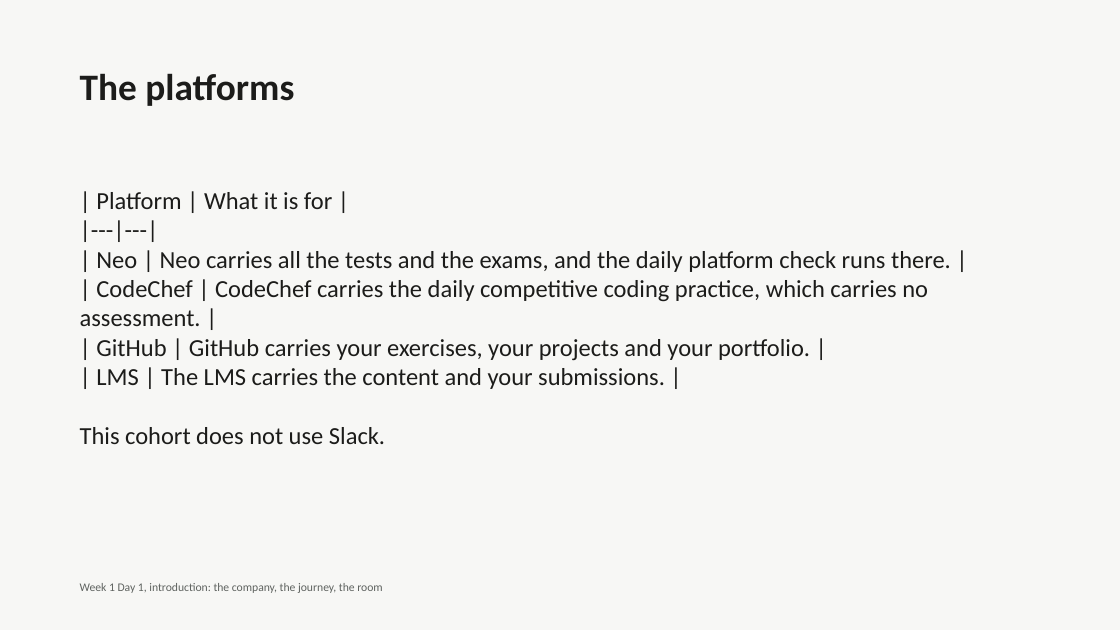
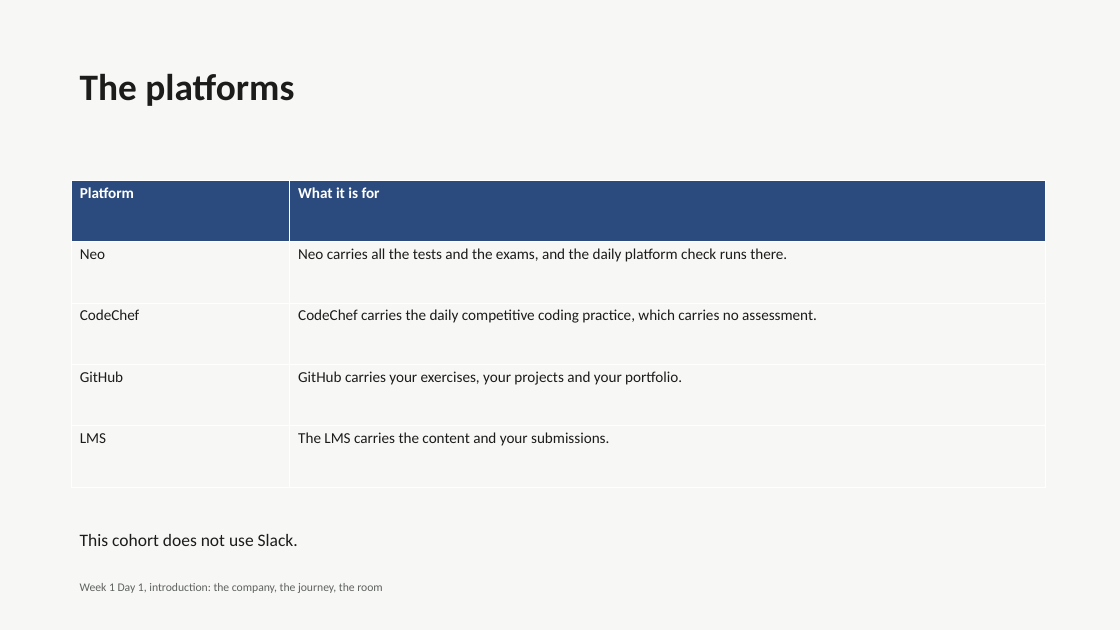
Before and after one commit to fde-academy-lab/c2-content-factory, a slide deck: slide 24 of content/W01/D1/C2_W01_D01_deck_00_intro_STUDENT.pptx. Drawn at 1120x630 pixels with LibreOffice and Linux fonts; fonts in the diff are those of the drawing. Boxes give left, top, right and bottom in pixels: in the first picture for what was removed or moved away, otherwise in the second. Text is boxed around its words. In the diff, an @@ line names an element or a change of style, - is before the commit and + after.

```diff
--- a/content/W01/D1/C2_W01_D01_deck_00_intro_STUDENT.pptx
+++ b/content/W01/D1/C2_W01_D01_deck_00_intro_STUDENT.pptx
@@ table added at (71,181,1046,487), 5 rows, 2 columns @@
+Platform | What it is for
+Neo | Neo carries all the tests and the exams, and the daily platform check runs there.
+CodeChef | CodeChef carries the daily competitive coding practice, which carries no assessment.
+GitHub | GitHub carries your exercises, your projects and your portfolio.
+LMS | The LMS carries the content and your submissions.
@@ text removed at (80,192,951,444) @@
-| Platform | What it is for |
-|---|---|
-| Neo | Neo carries all the tests and the exams, and the daily platform check runs there. |
-| CodeChef | CodeChef carries the daily competitive coding practice, which carries no assessment. |
-| GitHub | GitHub carries your exercises, your projects and your portfolio. |
-| LMS | The LMS carries the content and your submissions. |
-This cohort does not use Slack.
@@ text added at (80,534,298,546), 15 pt, text #1C1C1A @@
+This cohort does not use Slack.
```
Also in this commit, not shown: 3 other slides changed, 16 other files.
